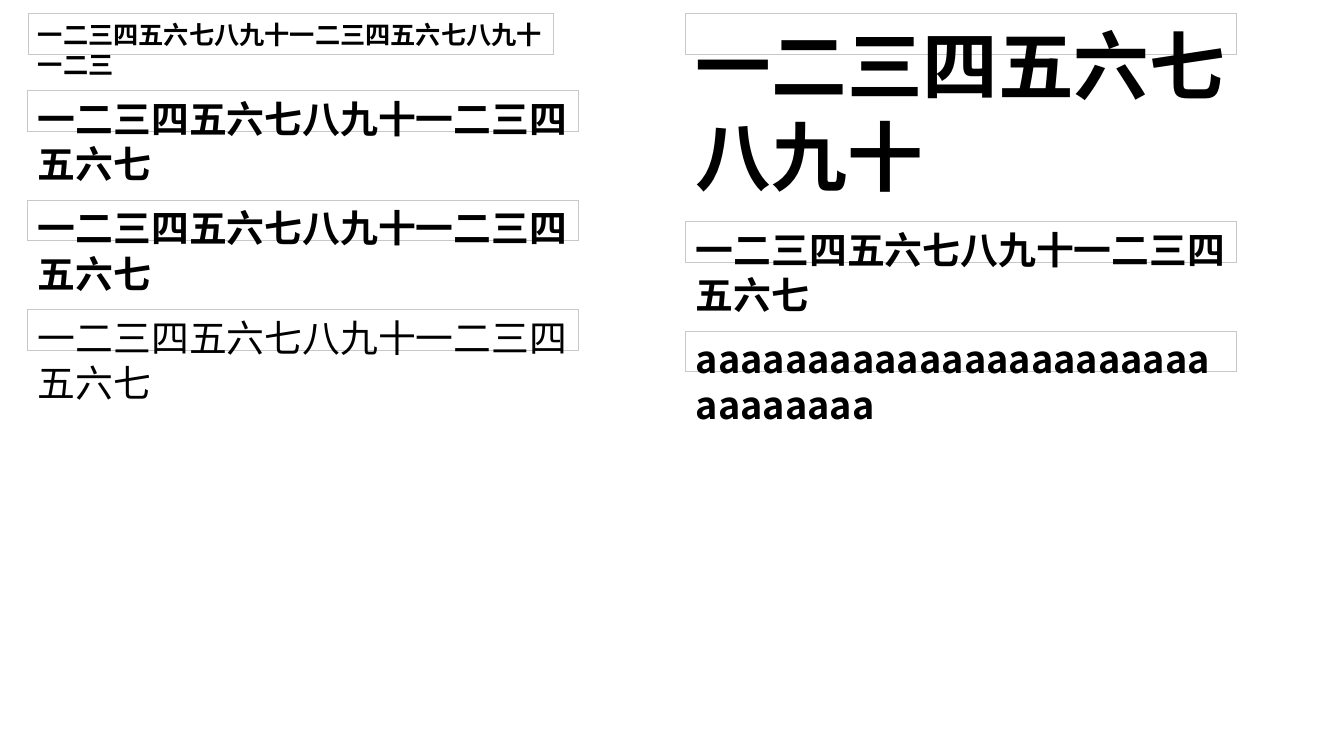
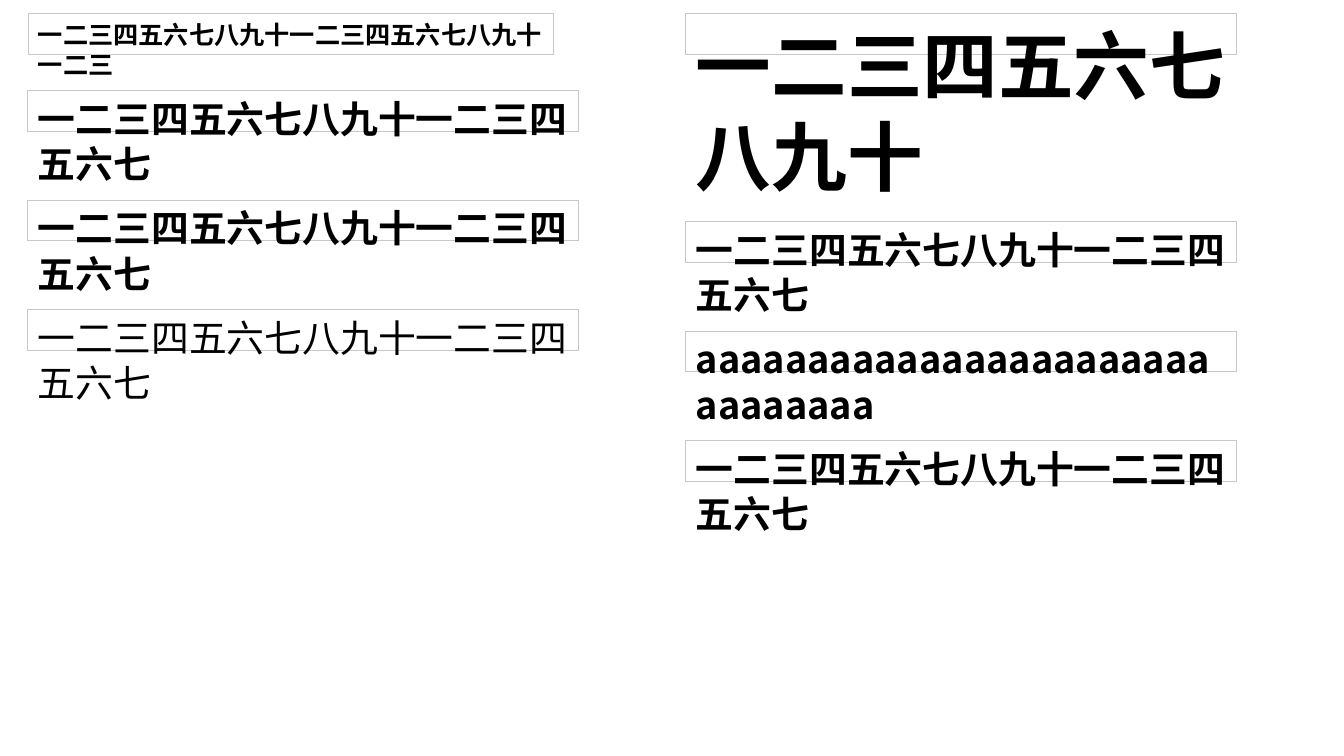
Before and after one commit to spitmaster/unppt, a slide deck: slide 1 of testcases/text-fakebold-width.pptx. Drawn at 1344x756 pixels with LibreOffice and Linux fonts; fonts in the diff are those of the drawing. Boxes give left, top, right and bottom in pixels: in the first picture for what was removed or moved away, otherwise in the second. Text is boxed around its words. In the diff, an @@ line names an element or a change of style, - is before the commit and + after.

```diff
--- a/testcases/text-fakebold-width.pptx
+++ b/testcases/text-fakebold-width.pptx
@@ rectangle added at [687,441,1237,481], outline #C8C8C8 0.75 pt, 27 pt, text #000000, bold @@
+一二三四五六七八九十一二三四五六七
```
Also in this commit, not shown: 11 other files.
